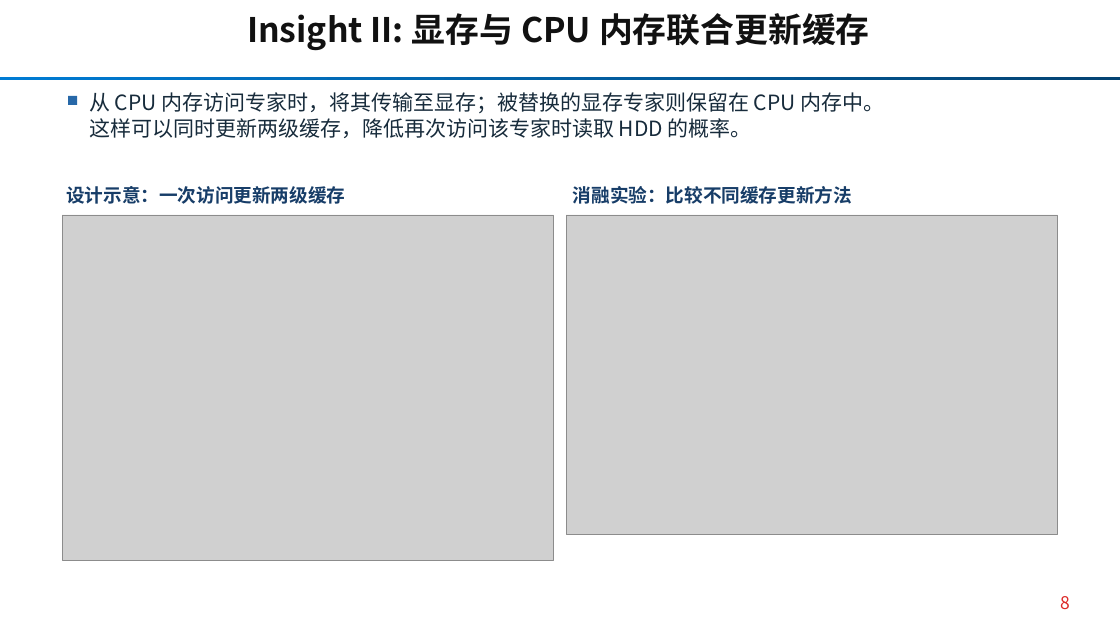
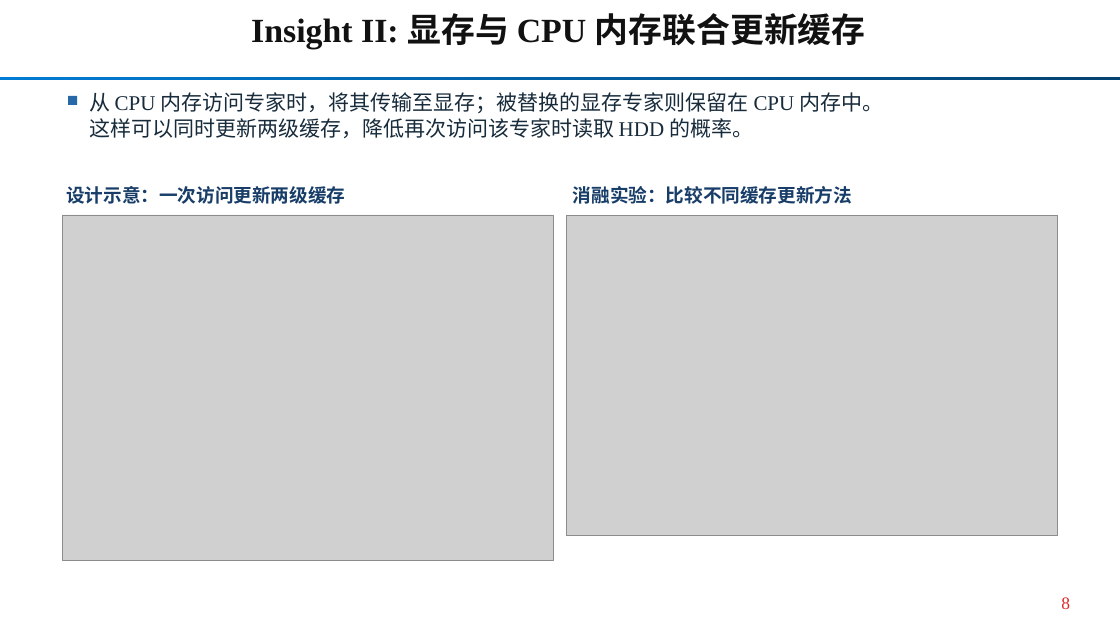
Before and after one commit to Kirihara-Yun/mecc_package, a slide deck: slide 8 of mecc_package/paper/current/MECC_HPCA_current.pptx. Drawn at 1120x630 pixels with LibreOffice and Linux fonts; fonts in the diff are those of the drawing; grey boxes stand for pictures. Boxes give left, top, right and bottom in pixels: in the first picture for what was removed or moved away, otherwise in the second. Text is boxed around its words. In the diff, an @@ line names an element or a change of style, - is before the commit and + after.

Commit message:
design: restyle MECC talk figures with paper-style hatching and serif fonts

```diff
--- a/mecc_package/paper/current/MECC_HPCA_current.pptx
+++ b/mecc_package/paper/current/MECC_HPCA_current.pptx
@@ font Noto Sans CJK SC to Times New Roman in 3 elements at [251,13,866,48], [89,92,884,138], [1061,597,1070,609] @@
```
Also in this commit, not shown: 16 other slides changed, 43 other files.
